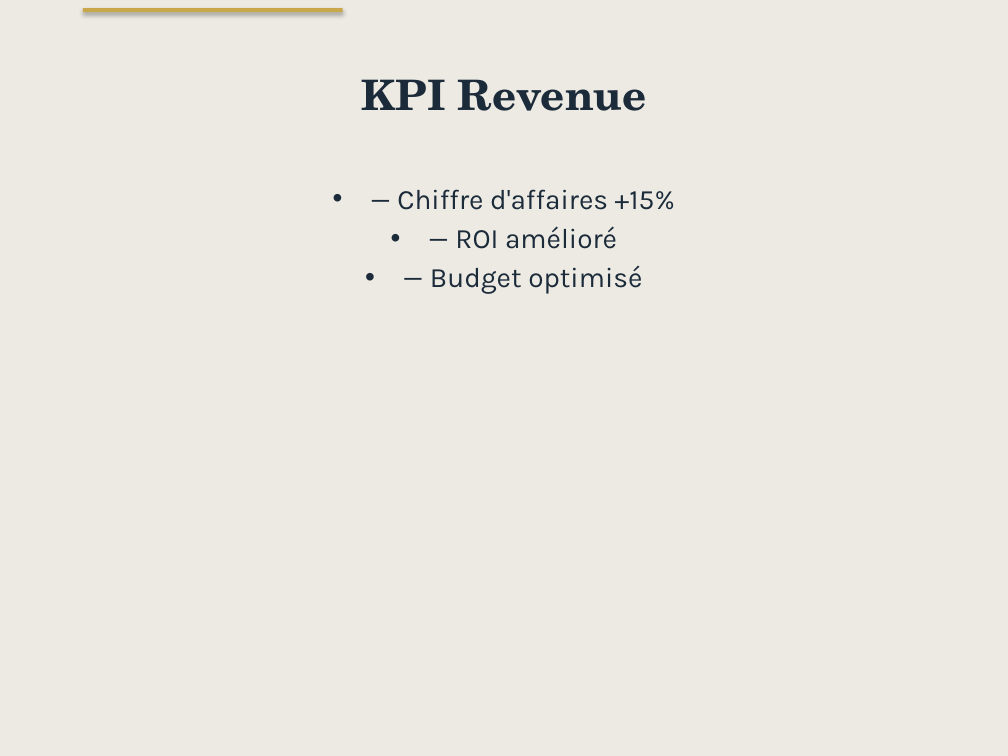
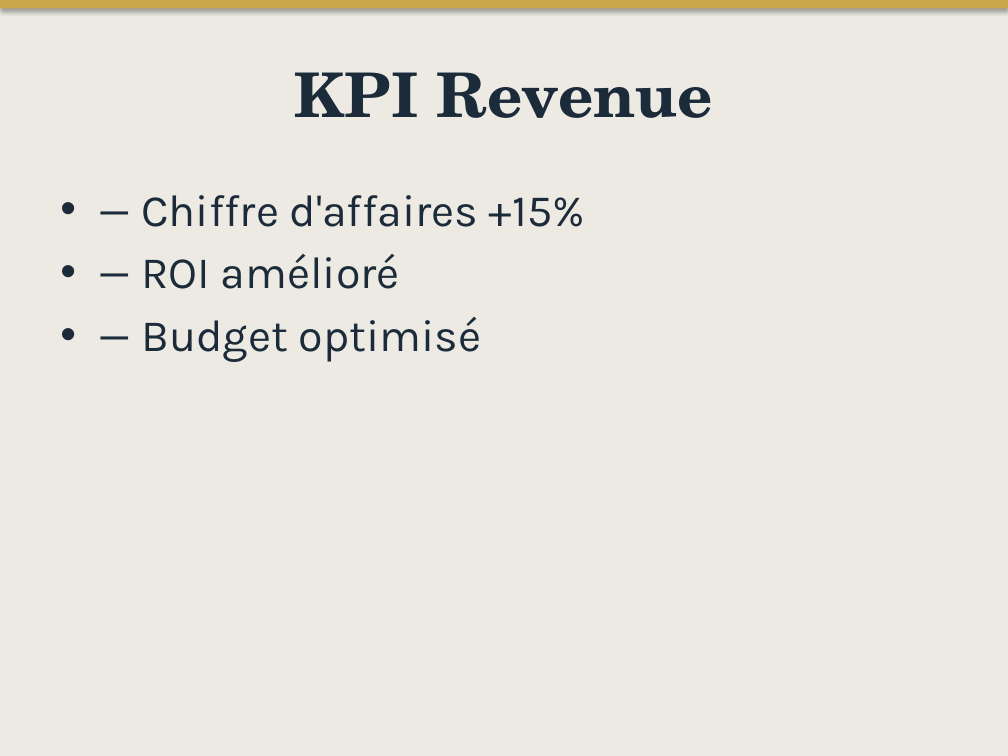
Before and after one commit to matisselebretonmatisselebreton-arch/salut, a slide deck: slide 2 of output/test_corporate_redesigned.pptx. Drawn at 1008x756 pixels with LibreOffice and Linux fonts; fonts in the diff are those of the drawing. Boxes give left, top, right and bottom in pixels: in the first picture for what was removed or moved away, otherwise in the second. Text is boxed around its words. In the diff, an @@ line names an element or a change of style, - is before the commit and + after.

```diff
--- a/output/test_corporate_redesigned.pptx
+++ b/output/test_corporate_redesigned.pptx
@@ rectangle: place and size @@
-rectangle at [83, 8, 343, 12]
+rectangle at [0, 0, 1008, 8]
@@ title "KPI Revenue" at [294, 72, 713, 118]: size 30 to 44 pt @@
@@ text "— Chiffre d'affaires +15%" at [141, 195, 585, 362]: size 20 to 32 pt; alignment centre to left; more space between paragraphs @@
```
Also in this commit, not shown: 3 other slides changed, 1 slide added, 1 slide removed, 1 other file.
